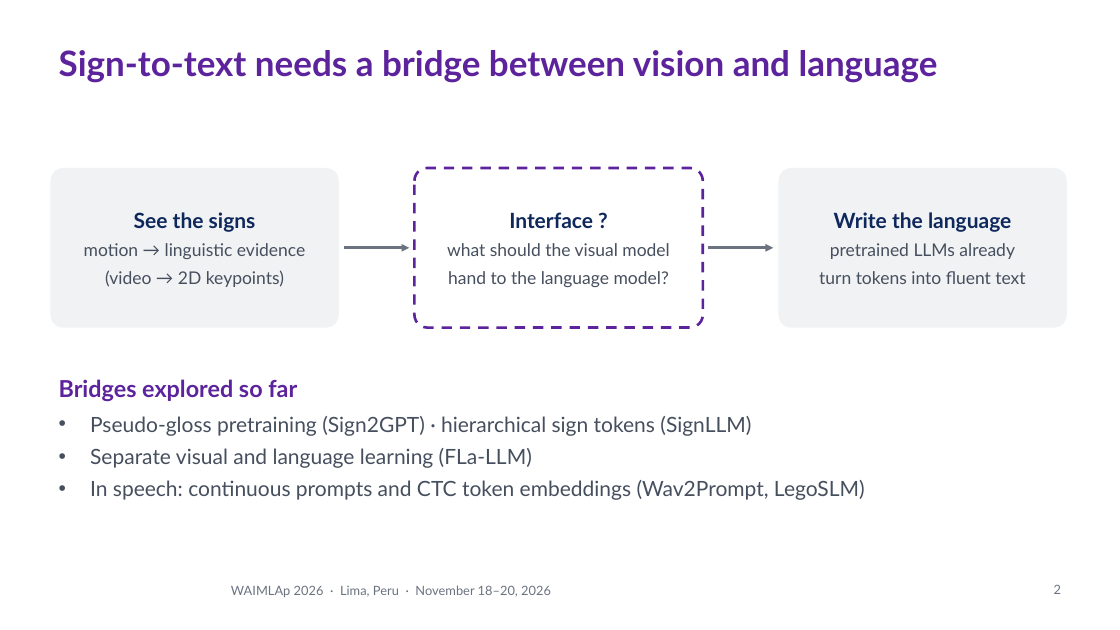
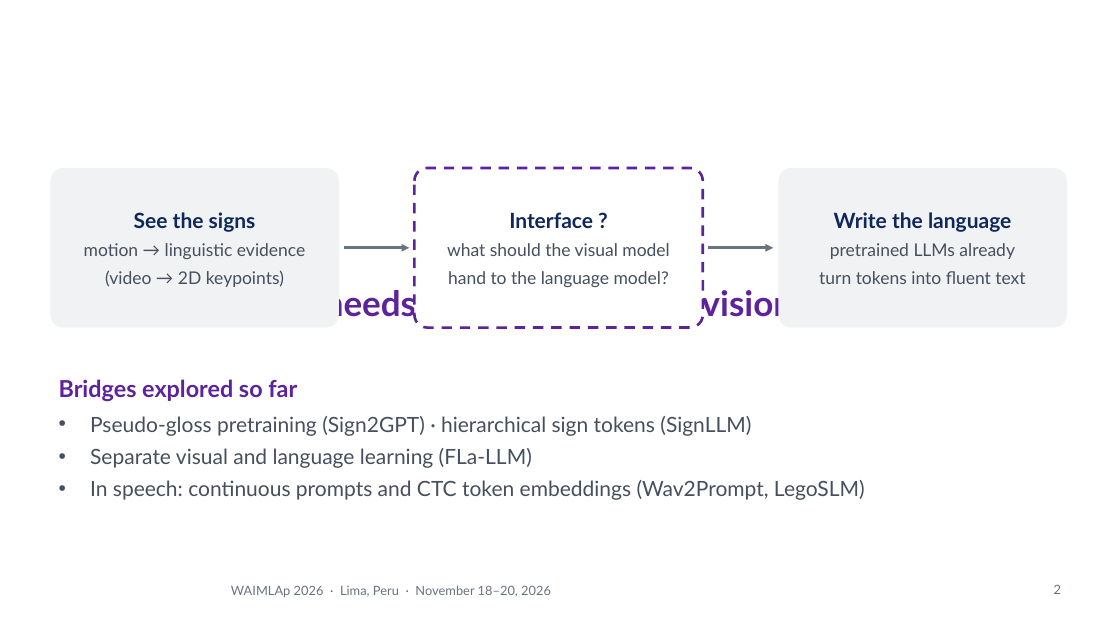
Before and after one commit to Percep3/Imitator, a slide deck: slide 2 of presentation/waimlap2026/imitator_waimlap2026.pptx. Drawn at 1120x630 pixels with LibreOffice and Linux fonts; fonts in the diff are those of the drawing; background and template pictures are left out. Boxes give left, top, right and bottom in pixels: in the first picture for what was removed or moved away, otherwise in the second. Text is boxed around its words. In the diff, an @@ line names an element or a change of style, - is before the commit and + after.

```diff
--- a/presentation/waimlap2026/imitator_waimlap2026.pptx
+++ b/presentation/waimlap2026/imitator_waimlap2026.pptx
@@ title "Sign-to-text needs a bridge between ..." rewrapped from (59, 50, 938, 83) to (127, 282, 1006, 324) @@
```
Also in this commit, not shown: 2 other slides changed, 2 other files.
